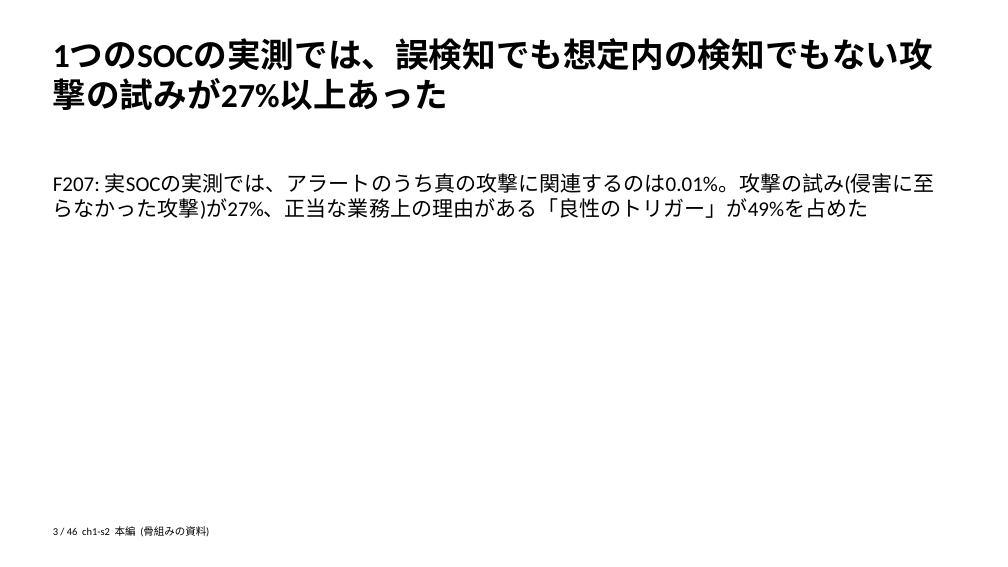
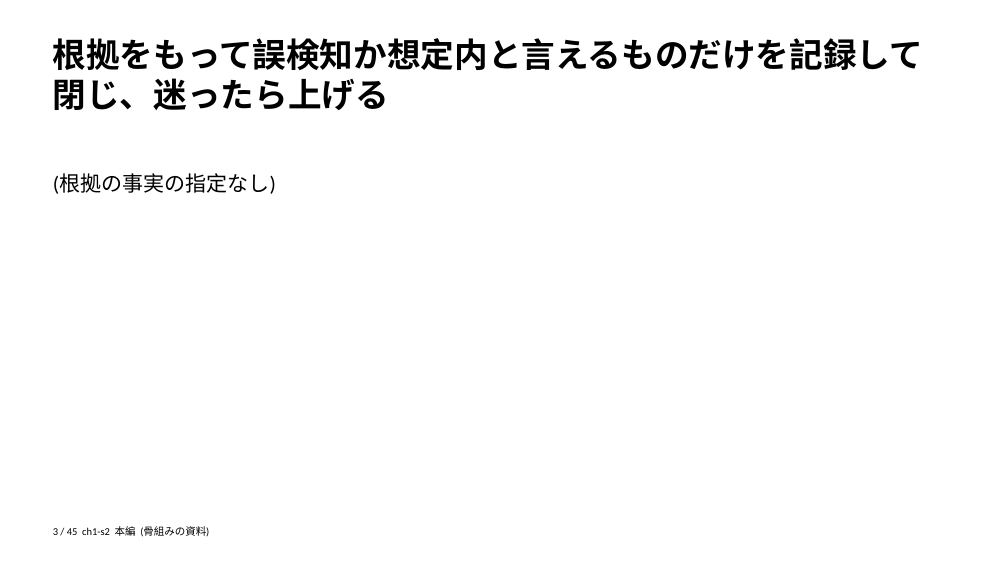
Before and after one commit to zyuuryuu/PPTX-Planner, a slide deck: slide 3 of trial/deck/preview/skeleton.pptx. Drawn at 1008x567 pixels with LibreOffice and Linux fonts; fonts in the diff are those of the drawing. Boxes give left, top, right and bottom in pixels: in the first picture for what was removed or moved away, otherwise in the second. Text is boxed around its words. In the diff, an @@ line names an element or a change of style, - is before the commit and + after.

```diff
--- a/trial/deck/preview/skeleton.pptx
+++ b/trial/deck/preview/skeleton.pptx
@@ text at [53,38,923,110]: text changed @@
-1つのSOCの実測では、誤検知でも想定内の検知でもない攻撃の試みが27%以上あった
+根拠をもって誤検知か想定内と言えるものだけを記録して閉じ、迷ったら上げる
@@ text at [53,173,276,194]: text changed @@
-F207: 実SOCの実測では、アラートのうち真の攻撃に関連するのは0.01%。攻撃の試み(侵害に至らなかった攻撃)が27%、正当な業務上の理由がある「良性のトリガー」が49%を占めた
+(根拠の事実の指定なし)
@@ text at [53,526,209,537]: text changed @@
-3 / 46 ch1-s2 本編 (骨組みの資料)
+3 / 45 ch1-s2 本編 (骨組みの資料)
```
Also in this commit, not shown: 44 other slides changed, 1 slide removed, 4 other files.
